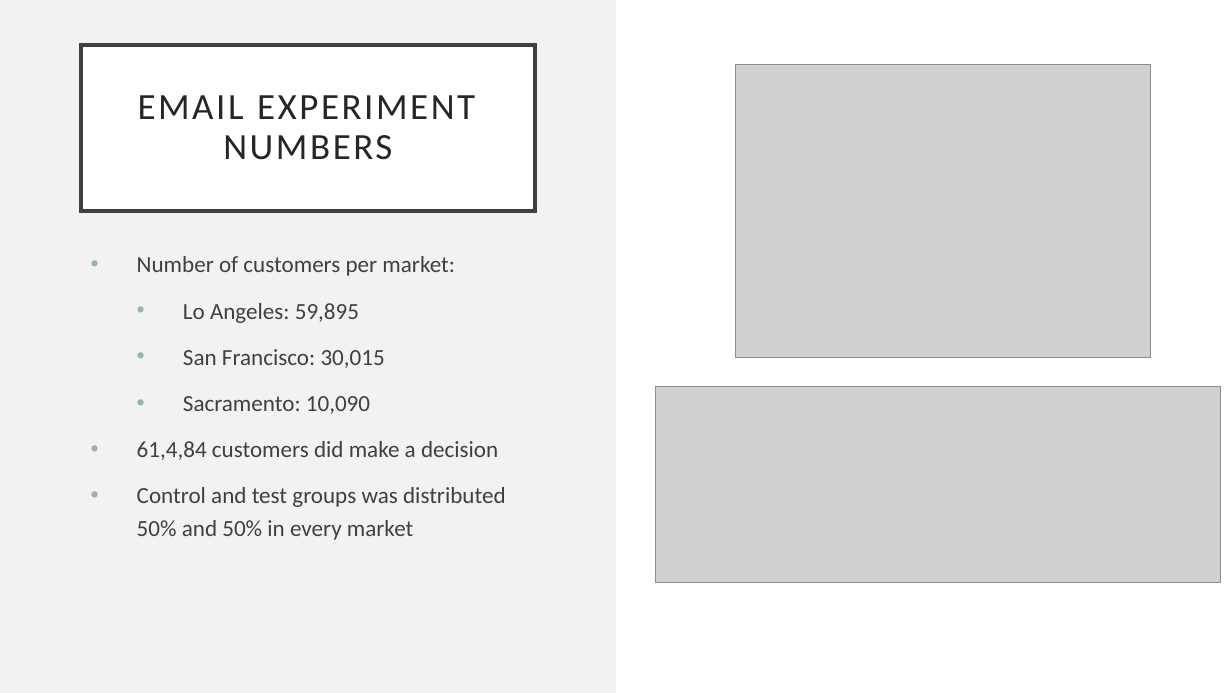
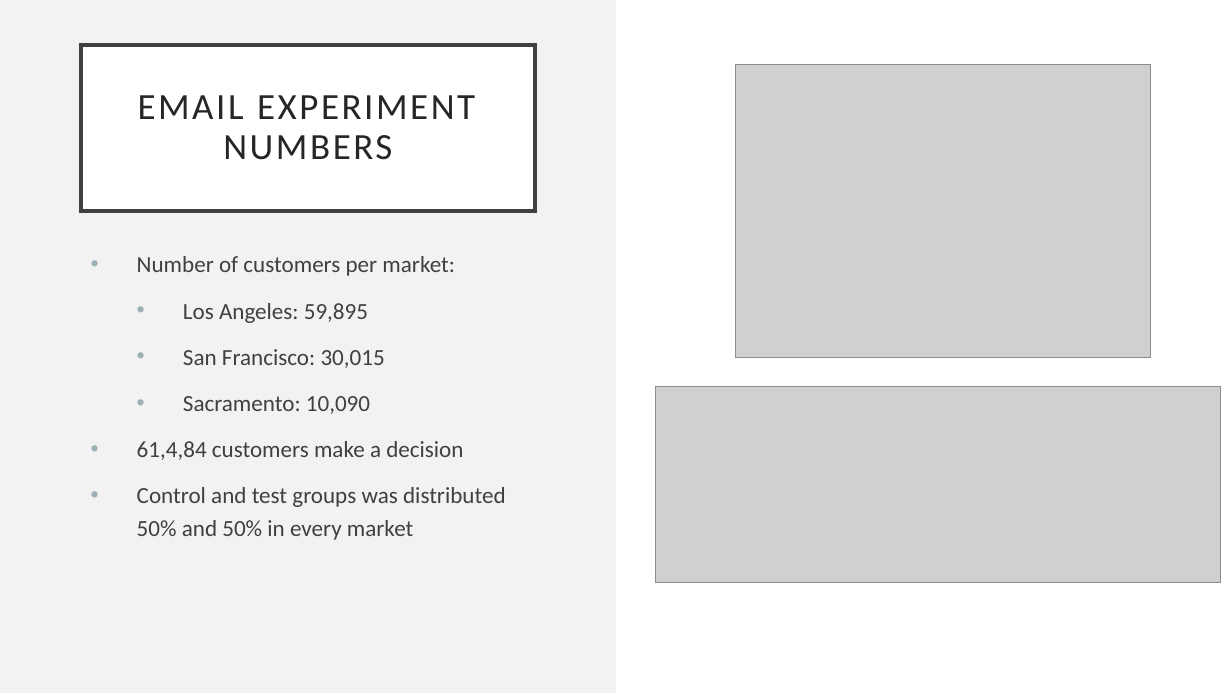
Before and after one commit to mwpnava/Data-Science-Projects, a slide deck: slide 6 of email_campaign/Presentation.pptx. Drawn at 1232x693 pixels with LibreOffice and Linux fonts; fonts in the diff are those of the drawing; grey boxes stand for pictures. Boxes give left, top, right and bottom in pixels: in the first picture for what was removed or moved away, otherwise in the second. Text is boxed around its words. In the diff, an @@ line names an element or a change of style, - is before the commit and + after.

Commit message:
A/B Test Analysis - email Campaign

```diff
--- a/email_campaign/Presentation.pptx
+++ b/email_campaign/Presentation.pptx
@@ text at (x1=183, y1=303, x2=368, y2=323): text changed @@
-    • Lo Angeles: 59,895
+    • Los Angeles: 59,895
@@ text at (x1=137, y1=441, x2=463, y2=460): text changed @@
-• 61,4,84 customers did make a decision
+• 61,4,84 customers make a decision
```
Also in this commit, not shown: 4 other slides changed.
